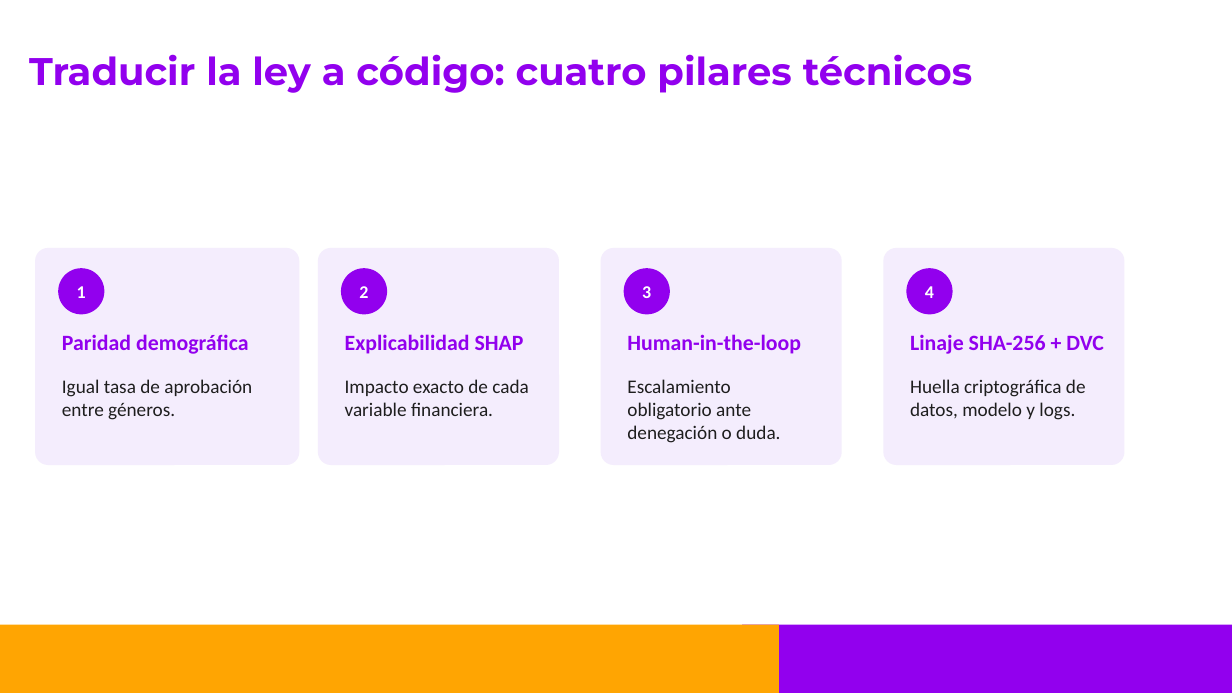
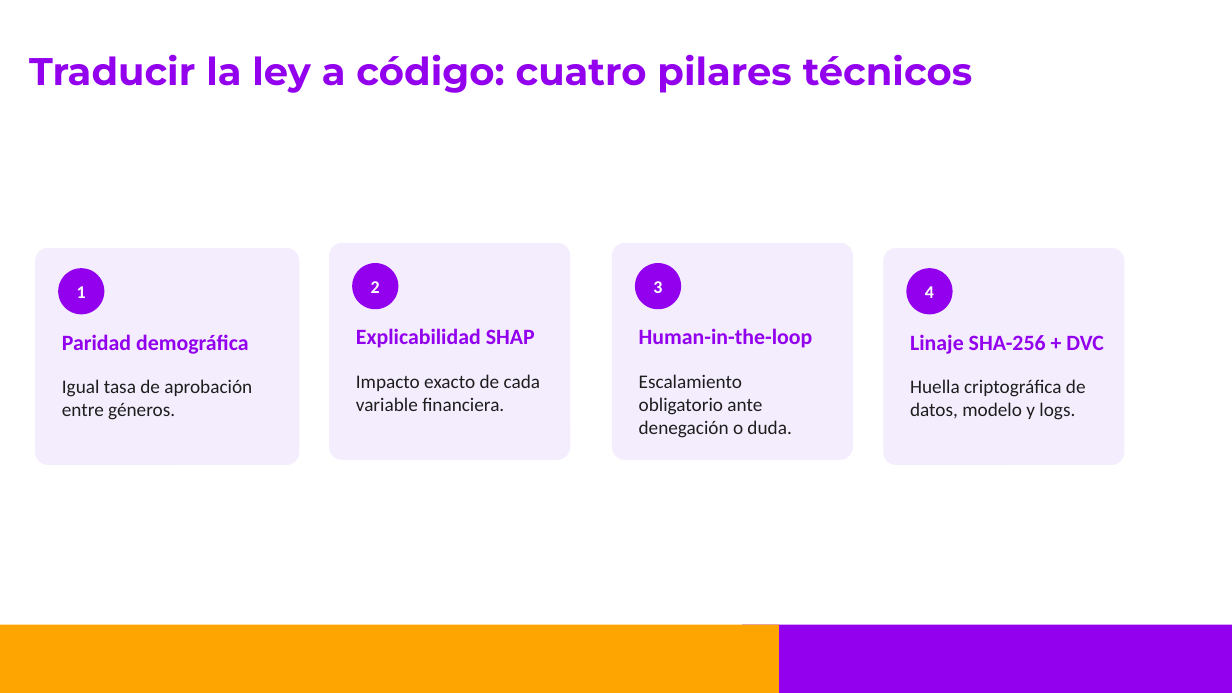
Before and after one commit to adiacla/Conferencia-42001-con-MLFlow-y-DVC, a slide deck: slide 6 of Presentacion/Taller_MLOps_CRISP-ML_Q_Presentacion_con_notas.pptx. Drawn at 1232x693 pixels with LibreOffice and Linux fonts; fonts in the diff are those of the drawing; background and template pictures are left out. Boxes give left, top, right and bottom in pixels: in the first picture for what was removed or moved away, otherwise in the second. Text is boxed around its words. In the diff, an @@ line names an element or a change of style, - is before the commit and + after.

```diff
--- a/Presentacion/Taller_MLOps_CRISP-ML_Q_Presentacion_con_notas.pptx
+++ b/Presentacion/Taller_MLOps_CRISP-ML_Q_Presentacion_con_notas.pptx
@@ 4 texts, 2 ellipses, 2 rounded rectangles: place and size @@
-4 texts, 2 ellipses, 2 rounded rectangles at (318,248,842,465)
+4 texts, 2 ellipses, 2 rounded rectangles at (329,243,853,460)
```
Also in this commit, not shown: 2 other slides changed.
